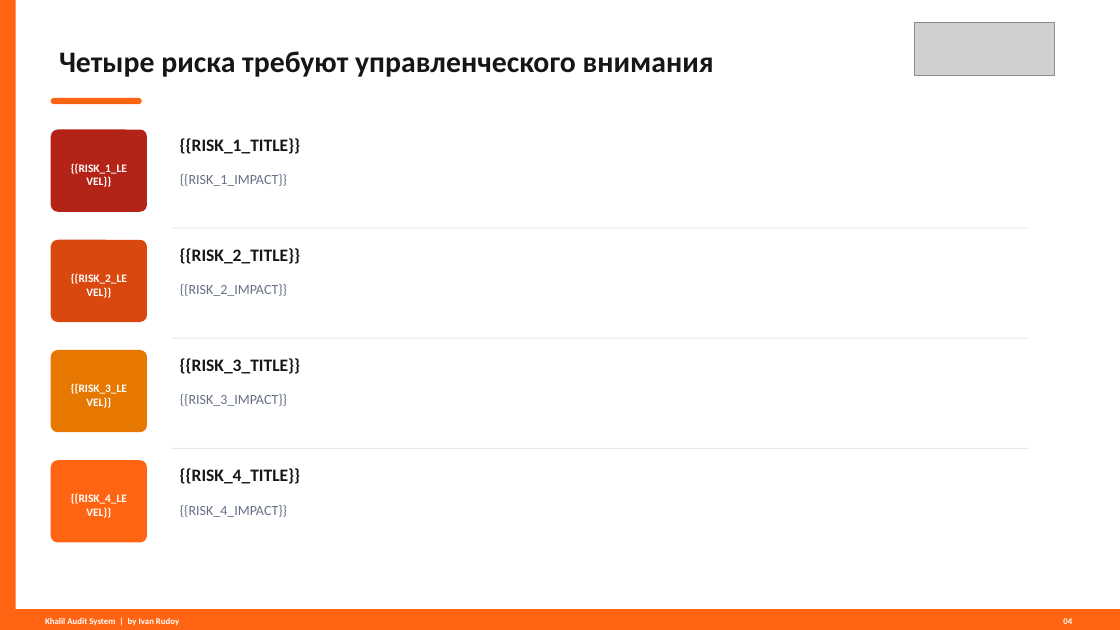
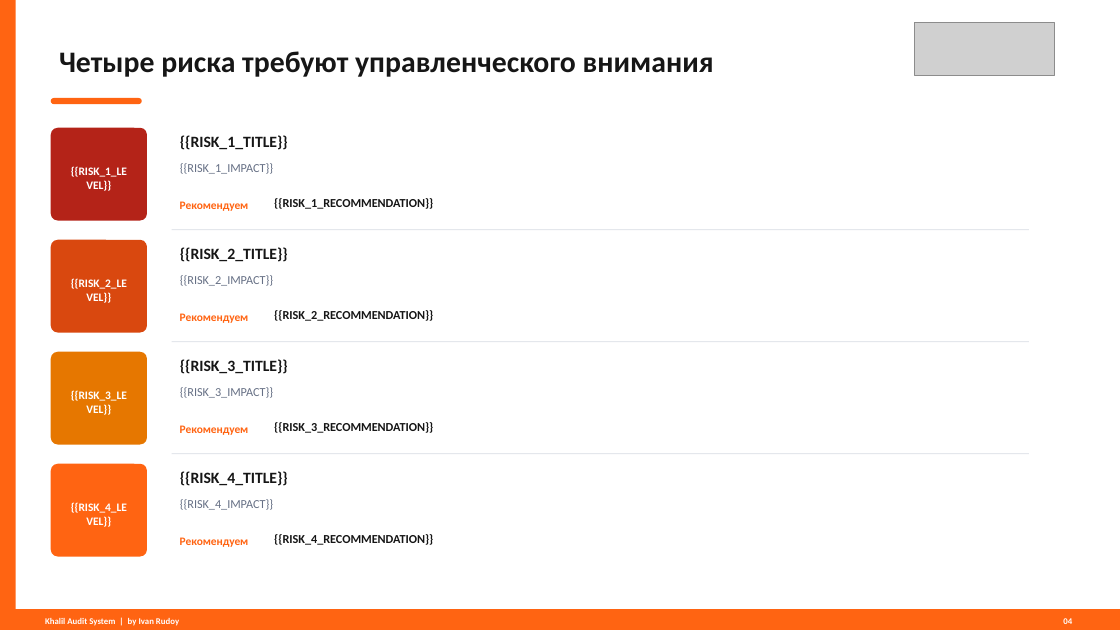
Before and after one commit to irudoy1982/Test, a slide deck: slide 4 of static/audit_presentation_khalil.pptx. Drawn at 1120x630 pixels with LibreOffice and Linux fonts; fonts in the diff are those of the drawing; grey boxes stand for pictures. Boxes give left, top, right and bottom in pixels: in the first picture for what was removed or moved away, otherwise in the second. Text is boxed around its words. In the diff, an @@ line names an element or a change of style, - is before the commit and + after.

Commit message:
Refine presentation recommendations and narrative

```diff
--- a/static/audit_presentation_khalil.pptx
+++ b/static/audit_presentation_khalil.pptx
@@ rounded rectangle: place and size @@
-rounded rectangle at [50, 129, 147, 212]
+rounded rectangle at [50, 128, 147, 220]
@@ text "{{RISK_1_IMPACT}}": place and size @@
-text "{{RISK_1_IMPACT}}" at [180, 174, 287, 186]
+text "{{RISK_1_IMPACT}}" at [180, 163, 273, 174]
@@ text added at [180, 201, 249, 211], 9.8 pt, text #FF6412, bold @@
+Рекомендуем
@@ text added at [274, 198, 433, 209], 10.5 pt, text #161616, bold @@
+{{RISK_1_RECOMMENDATION}}
@@ rounded rectangle: place and size @@
-rounded rectangle at [50, 239, 147, 322]
+rounded rectangle at [50, 239, 147, 332]
@@ size 15 to 13.5 pt in 4 elements at [180, 135, 288, 150], [180, 359, 288, 374], [180, 471, 288, 486], [180, 247, 288, 262] @@
@@ size 12 to 10.5 pt in 4 elements at [180, 163, 273, 174], [180, 499, 273, 510], [180, 387, 273, 398], [180, 275, 273, 286] @@
@@ text "{{RISK_2_IMPACT}}": place and size @@
-text "{{RISK_2_IMPACT}}" at [180, 284, 287, 296]
+text "{{RISK_2_IMPACT}}" at [180, 275, 273, 286]
@@ text added at [180, 313, 249, 323], 9.8 pt, text #FF6412, bold @@
+Рекомендуем
@@ text added at [274, 310, 433, 321], 10.5 pt, text #161616, bold @@
+{{RISK_2_RECOMMENDATION}}
@@ rounded rectangle: place and size @@
-rounded rectangle at [50, 350, 147, 433]
+rounded rectangle at [50, 352, 147, 444]
@@ text added at [180, 425, 249, 435], 9.8 pt, text #FF6412, bold @@
+Рекомендуем
@@ text added at [274, 422, 433, 433], 10.5 pt, text #161616, bold @@
+{{RISK_3_RECOMMENDATION}}
@@ proportions changed in 4 elements at [50, 128, 147, 220], [50, 239, 147, 332], [50, 352, 147, 444], [50, 464, 147, 556] @@
@@ rounded rectangle: place and size @@
-rounded rectangle at [50, 460, 147, 543]
+rounded rectangle at [50, 464, 147, 556]
@@ 2 texts, 1 rectangle: place and size @@
-2 texts, 1 rectangle at [71, 273, 1029, 449]
+2 texts, 1 rectangle at [71, 278, 1029, 455]
@@ text "{{RISK_4_LEVEL}}": place and size @@
-text "{{RISK_4_LEVEL}}" at [71, 493, 127, 504]
+text "{{RISK_4_LEVEL}}" at [71, 502, 127, 513]
@@ text added at [180, 537, 249, 547], 9.8 pt, text #FF6412, bold @@
+Рекомендуем
@@ text added at [274, 534, 433, 545], 10.5 pt, text #161616, bold @@
+{{RISK_4_RECOMMENDATION}}
```
Also in this commit, not shown: 2 other slides changed, 1 slide added, 1 slide removed, 7 other files.
